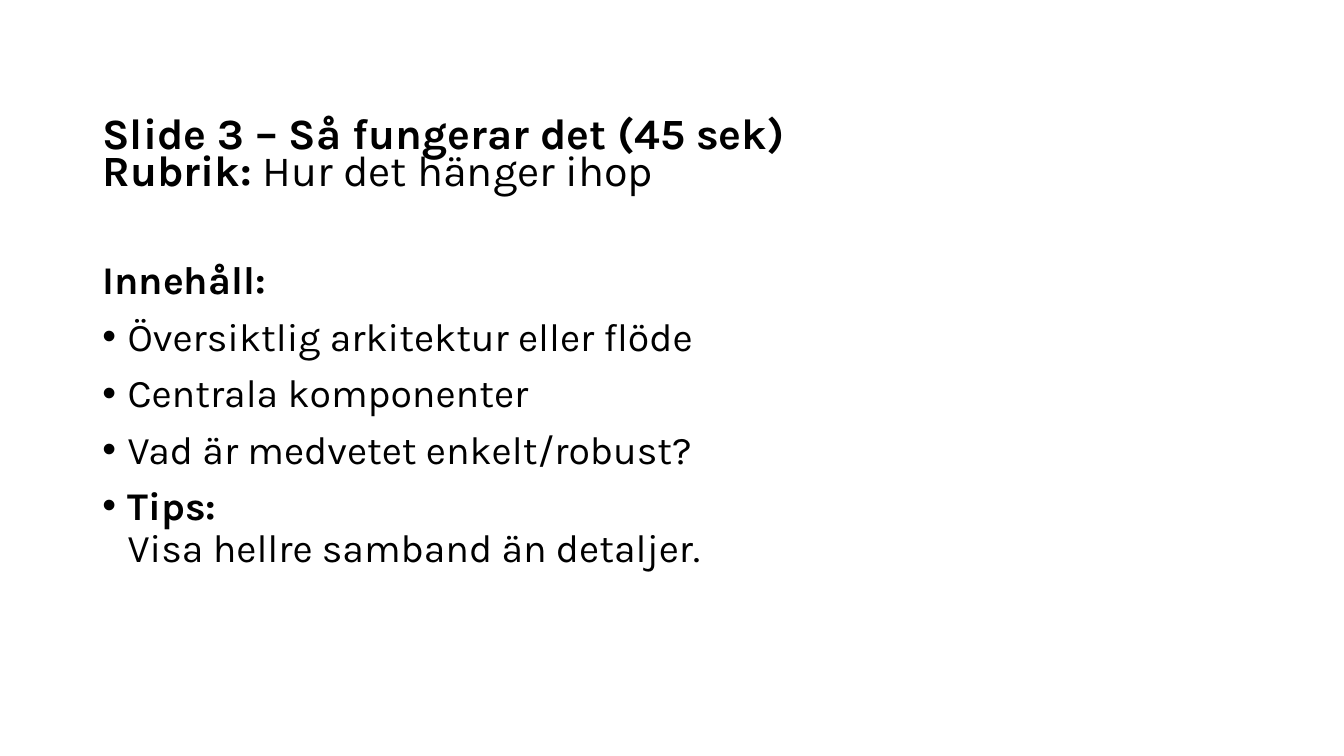
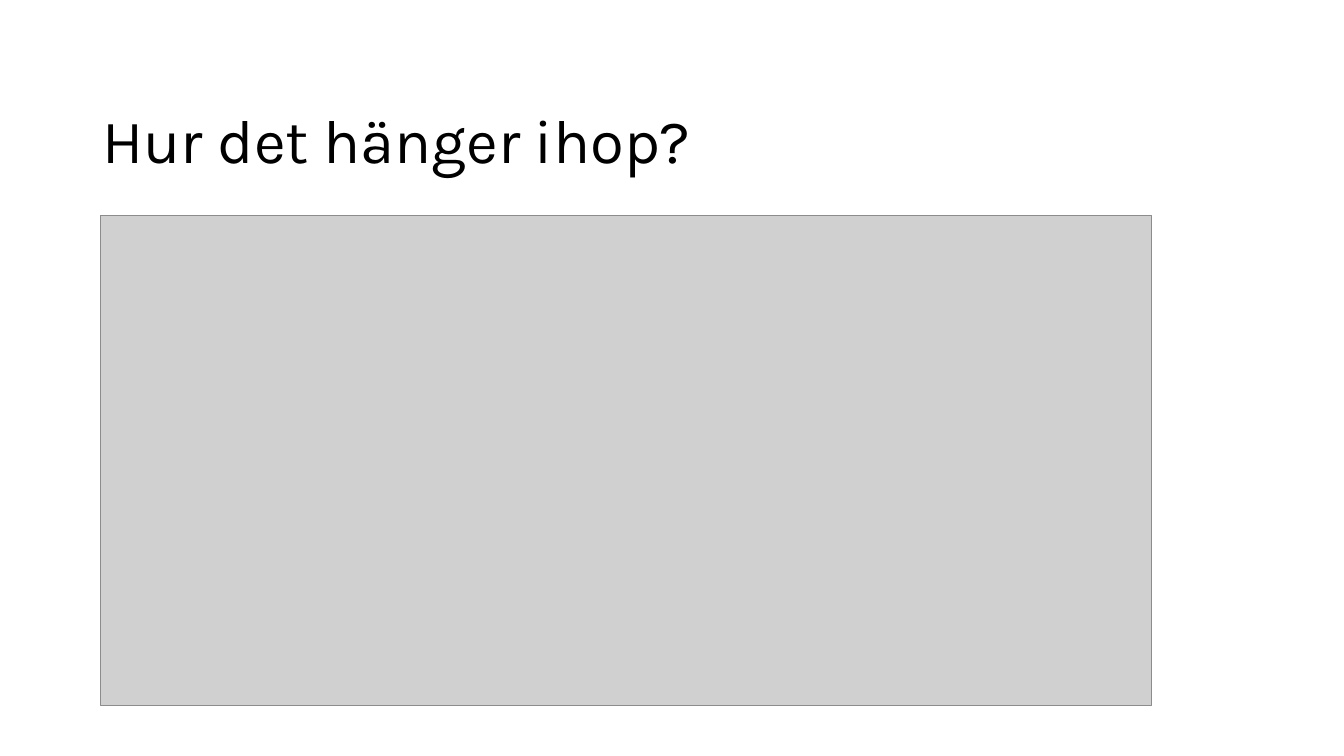
Before and after one commit to arizon-dread/region-orebro-lan, a slide deck: slide 5 of doc/Presentation KLIRR Hack Region Örebro län.odp. Drawn at 1344x756 pixels with LibreOffice and Linux fonts; fonts in the diff are those of the drawing; grey boxes stand for pictures. Boxes give left, top, right and bottom in pixels: in the first picture for what was removed or moved away, otherwise in the second. Text is boxed around its words. In the diff, an @@ line names an element or a change of style, - is before the commit and + after.

```diff
--- a/doc/Presentation KLIRR Hack Region Örebro län.odp
+++ b/doc/Presentation KLIRR Hack Region Örebro län.odp
@@ title at (102, 120, 691, 178): text changed; size 30.8 to 44 pt; bold off @@
-Slide 3 – Så fungerar det (45 sek)
-Rubrik: Hur det hänger ihop
+Hur det hänger ihop?
@@ picture added at (101, 216, 1152, 706) @@
@@ text removed at (102, 263, 700, 572) @@
-Innehåll:
-• Översiktlig arkitektur eller flöde
-• Centrala komponenter
-• Vad är medvetet enkelt/robust?
-• Tips:
-  Visa hellre samband än detaljer.
```
Also in this commit, not shown: 4 other slides changed, 2 slides added, 2 slides removed, 2 other files.
